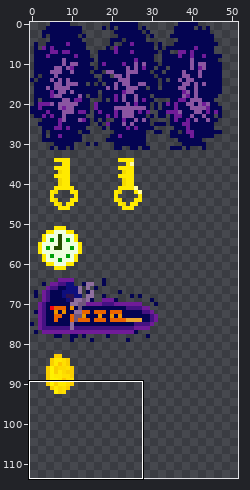
Two states of a sprite sheet, img/items.png. Above, an overview of the earlier version with the close-up marked.
Close-up. The starting point:
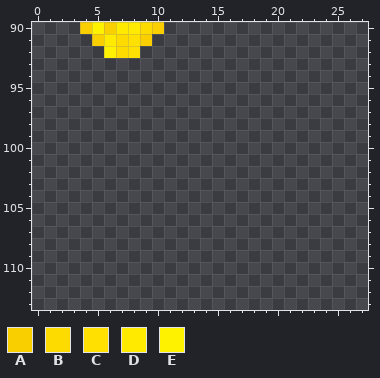
The file is 128x128 pixels. Colours within 5 levels of each other are drawn and written as one. Shown: x 0..27, y 90..113. The wide view leaves out empty margins.
Palette (. is transparent): A #facf00  B #fdda00  C #ffe000  D #ffea00  E #fff200
Pixels before, first column x 4:
90 AEADDBA
91 .ADBCA.
92 ..EBC..
And afterwards:
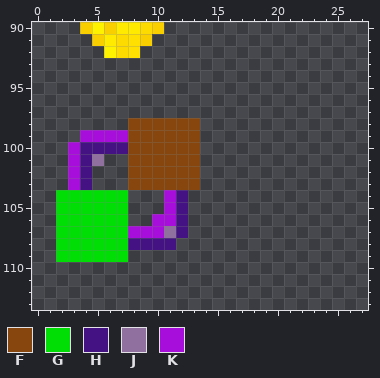
Colours new in this view: F #86460e  G #00de05  H #441282  J #90709f  K #a80edb
From the commit log: trigger symbol
Difference:
Changed rows in their new state; - is an unchanged pixel.
first column x 2:
 98 ------FFFFFF
 99 --KKKKFFFFFF
100 -KHHHHFFFFFF
101 -KHJ--FFFFFF
102 -KH---FFFFFF
103 -KH---FFFFFF
104 GGGGGG---KH-
105 GGGGGG---KH-
106 GGGGGG--KKH-
107 GGGGGGKKKJH-
108 GGGGGGHHHH--
109 GGGGGG------
